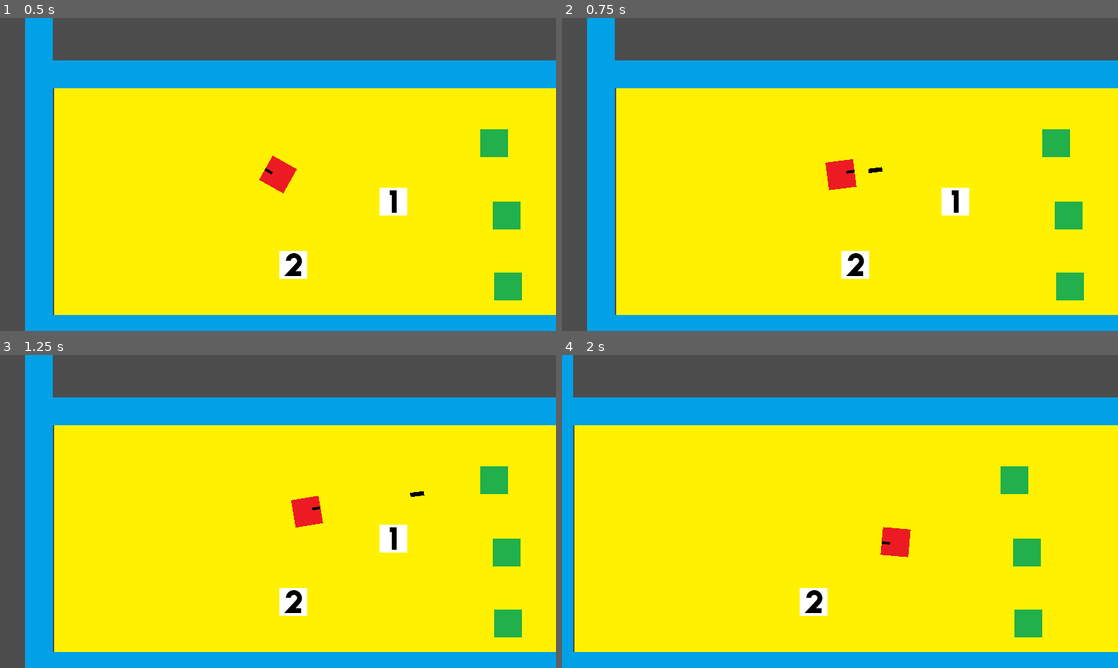
Above: before the commit, frames 1-4 (two rows, left to right).
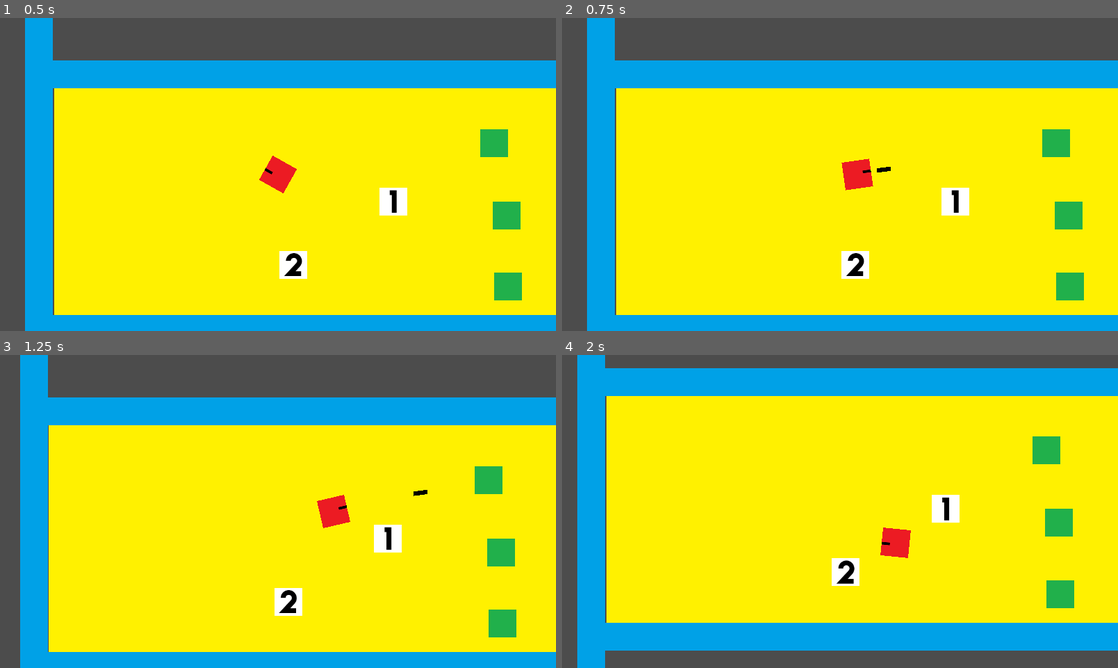
Above: after the commit, the same moments.

Repository: devmcclu/Project-FreeGUN
Game: Godot game, scene res://Levels/Main.tscn
Two runs of this game, one before a commit and one after it. Both use one fixed random seed, a clock stepped at 60 frames per second and the inputs below.
Inputs (mouse positions are in pixels of both pictures, inside the frame that each line leads up to):
- Up to frame 1 (0.5 s): no input
- Up to frame 2 (0.75 s): tap Enter at 0.5 s; move the mouse to (962, 158) at 0.52 s; hold D (player_move_right) from 0.53 s (still down); click (962, 158) at 0.6 s
- Up to frame 3 (1.25 s): keep holding D (player_move_right)
- Up to frame 4 (2 s): move the mouse to (728, 527) at 1.27 s; release D (player_move_right) at 1.28 s; hold S (player_move_down) from 1.28 s (still down); tap 1 (switch_weapon_1) at 1.35 s

Frame 1 is identical in both runs. In frame 2, 0.6% of the frame differs, in the area x 47-60%, y 44-56%; in frame 3, 3.9%; in frame 4, 41%, in the area x 0-100%, y 0-100%.

Commit message:
Player Movement Upgrade
Player is now a KinematicBody2D, and script has been updated to reflect changes. Not all the code has been deleted, as more testing is needed to make sure collisions work properly.

Diff:
--- a/Characters/player.tscn
+++ b/Characters/player.tscn
@@ -14,44 +14,32 @@
 custom_solver_bias = 0.0
 extents = Vector2( 32.1106, 32.283 )
 
-[node name="player" type="RigidBody2D" index="0"]
+[node name="player" type="KinematicBody2D" index="0"]
 
 position = Vector2( 278.874, 231.712 )
 input_pickable = false
 collision_layer = 1
 collision_mask = 1
-mode = 0
-mass = 1.0
-friction = 1.0
-bounce = 0.0
-gravity_scale = 0.0
-custom_integrator = false
-continuous_cd = 0
-contacts_reported = 0
-contact_monitor = false
-sleeping = false
-can_sleep = true
-linear_velocity = Vector2( 0, 0 )
-linear_damp = -1.0
-angular_velocity = 0.0
-angular_damp = -1.0
+collision/safe_margin = 0.08
 script = ExtResource( 1 )
-__meta__ = {
-"_edit_group_": true
-}
+_sections_unfolded = [ "collision" ]
+speed = 200
 
 [node name="player_collision" type="CollisionShape2D" parent="." index="0"]
 
+scale = Vector2( 1, 1 )
 shape = SubResource( 1 )
 
 [node name="player_sprite" type="Sprite" parent="." index="1"]
 
 rotation = 1.5708
+scale = Vector2( 1, 1 )
 texture = ExtResource( 2 )
 _sections_unfolded = [ "Transform" ]
 
 [node name="camera" type="Camera2D" parent="." index="2"]
 
+scale = Vector2( 1, 1 )
 anchor_mode = 1
 rotating = false
 current = true
@@ -80,12 +68,14 @@
 visible = false
 position = Vector2( 28, 0 )
 rotation = 1.5708
+scale = Vector2( 1, 1 )
 texture = ExtResource( 3 )
 _sections_unfolded = [ "Offset", "Transform" ]
 
 [node name="Area2D" type="Area2D" parent="." index="4"]
 
 visible = false
+scale = Vector2( 1, 1 )
 input_pickable = true
 gravity_vec = Vector2( 0, 1 )
 gravity = 98.0
--- a/Levels/Main.tscn
+++ b/Levels/Main.tscn
@@ -37,6 +37,8 @@
 texture = ExtResource( 1 )
 
 [node name="player" parent="." index="1" instance=ExtResource( 2 )]
+
+collision/safe_margin = 0.05
 
 [node name="enemy" parent="." index="2" instance=ExtResource( 3 )]
 
--- a/Player.gd
+++ b/Player.gd
@@ -1,10 +1,12 @@
-extends RigidBody2D
+extends KinematicBody2D
 
 # class member variables go here, for example:
 # var a = 2
 # var b = "textvar"
 
 #Base player variables and stats
+export (int) var speed = 200
+var velocity = Vector2()
 var health = 100
 var bullet_speed = 500
 var damage = 34
@@ -78,30 +80,44 @@
 #	if self.has_guns[2] == true:
 #		print("new gun pa")
 
+func get_input():
+	velocity = Vector2()
+	if Input.is_action_pressed('player_move_right'):
+		velocity.x += 1
+	if Input.is_action_pressed('player_move_left'):
+		velocity.x -= 1
+	if Input.is_action_pressed('player_move_down'):
+		velocity.y += 1
+	if Input.is_action_pressed('player_move_up'):
+		velocity.y -= 1
+	velocity = velocity.normalized() * speed
+
 func _physics_process(delta):
-	#Player movement variables
-	var move_up = Input.is_action_pressed("player_move_up")
-	var move_down = Input.is_action_pressed("player_move_down")
-	var move_left = Input.is_action_pressed("player_move_left")
-	var move_right = Input.is_action_pressed("player_move_right")
-
+	get_input()
+	move_and_slide(velocity)
+#	#Player movement variables
+#	var move_up = Input.is_action_pressed("player_move_up")
+#	var move_down = Input.is_action_pressed("player_move_down")
+#	var move_left = Input.is_action_pressed("player_move_left")
+#	var move_right = Input.is_action_pressed("player_move_right")
+#
 	#Player looks at mouse
 	self.look_at(get_global_mouse_position())
-
-	#Player movement
-	if move_up:
-		#self.position.y -= player_speed
-		self.apply_impulse(Vector2(0,0), Vector2(0, -player_speed))
-	if move_down:
-		#self.position.y += player_speed
-		self.apply_impulse(Vector2(0,0), Vector2(0, player_speed))
-	if move_left:
-		#self.position.x -= player_speed
-		self.apply_impulse(Vector2(0,0), Vector2(-player_speed, 0))
-	if move_right:
-		#self.position.x += player_speed
-		self.apply_impulse(Vector2(0,0), Vector2(player_speed, 0))
-	pass
+#
+#	#Player movement
+#	if move_up:
+#		#self.position.y -= player_speed
+#		self.apply_impulse(Vector2(0,0), Vector2(0, -player_speed))
+#	if move_down:
+#		#self.position.y += player_speed
+#		self.apply_impulse(Vector2(0,0), Vector2(0, player_speed))
+#	if move_left:
+#		#self.position.x -= player_speed
+#		self.apply_impulse(Vector2(0,0), Vector2(-player_speed, 0))
+#	if move_right:
+#		#self.position.x += player_speed
+#		self.apply_impulse(Vector2(0,0), Vector2(player_speed, 0))
+#	pass
 
 #On gun pickup, change gun variables
 func _on_Area2D_area_entered(area):
